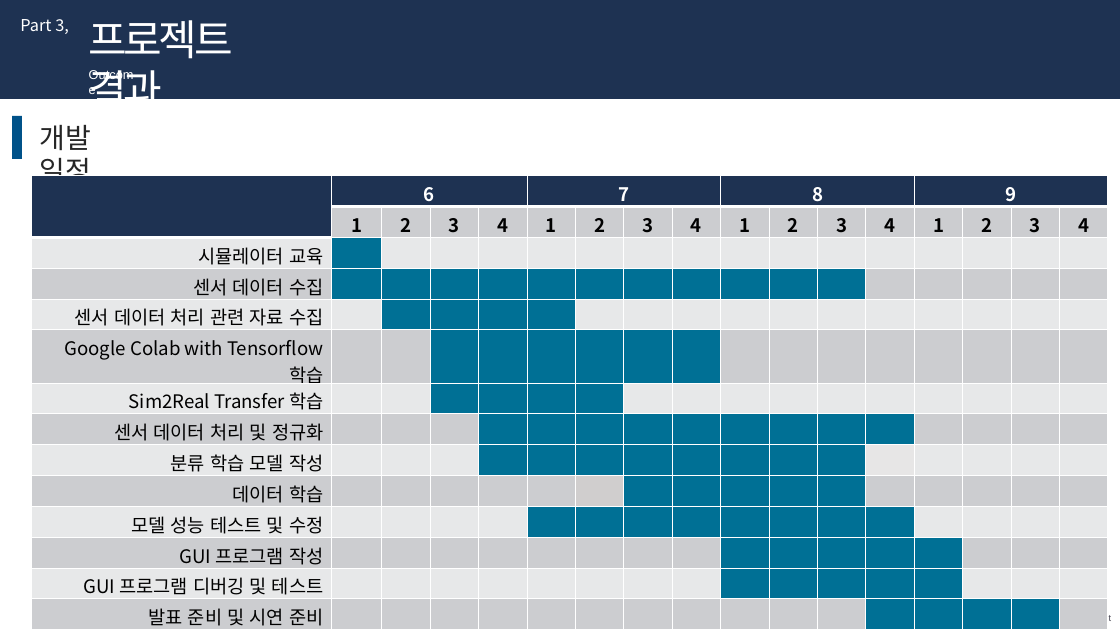
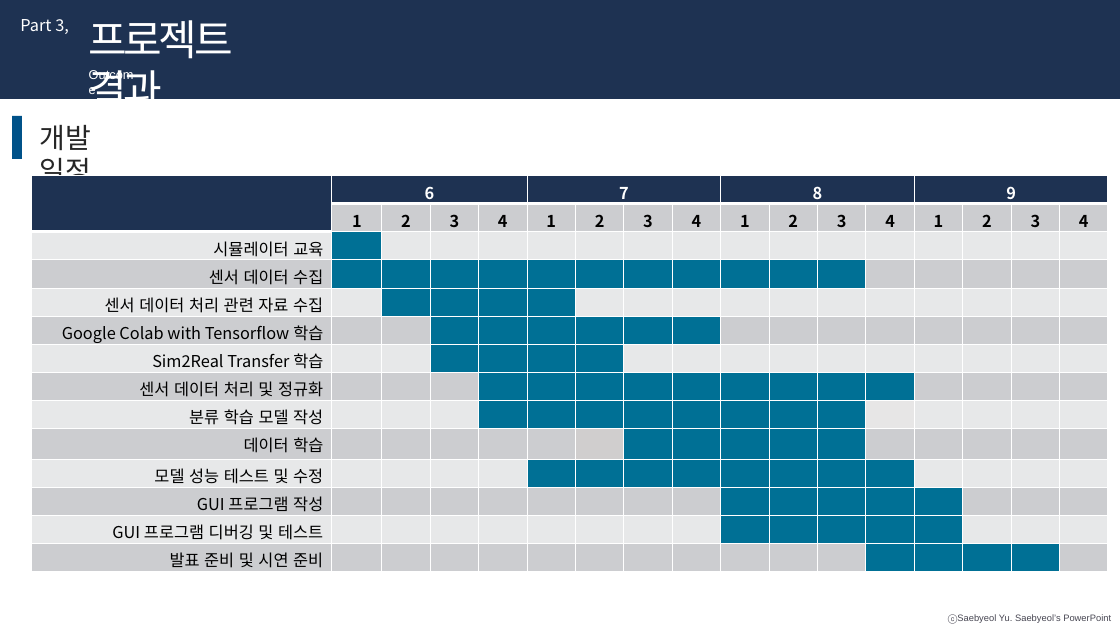
Before and after one commit to NgaAdrain/TEAM_Enter_Text_Here, a slide deck: slide 21 of Reports/발표/졸과 최종 발표_HS.pptx. Drawn at 1120x630 pixels with LibreOffice and Linux fonts; fonts in the diff are those of the drawing. Boxes give left, top, right and bottom in pixels: in the first picture for what was removed or moved away, otherwise in the second. Text is boxed around its words. In the diff, an @@ line names an element or a change of style, - is before the commit and + after.

```diff
--- a/Reports/발표/졸과 최종 발표_HS.pptx
+++ b/Reports/발표/졸과 최종 발표_HS.pptx
@@ table at [31, 176, 1112, 572] @@
@@ size 16 to 14 pt @@
```
Also in this commit, not shown: 7 other slides changed, 3 other files.
